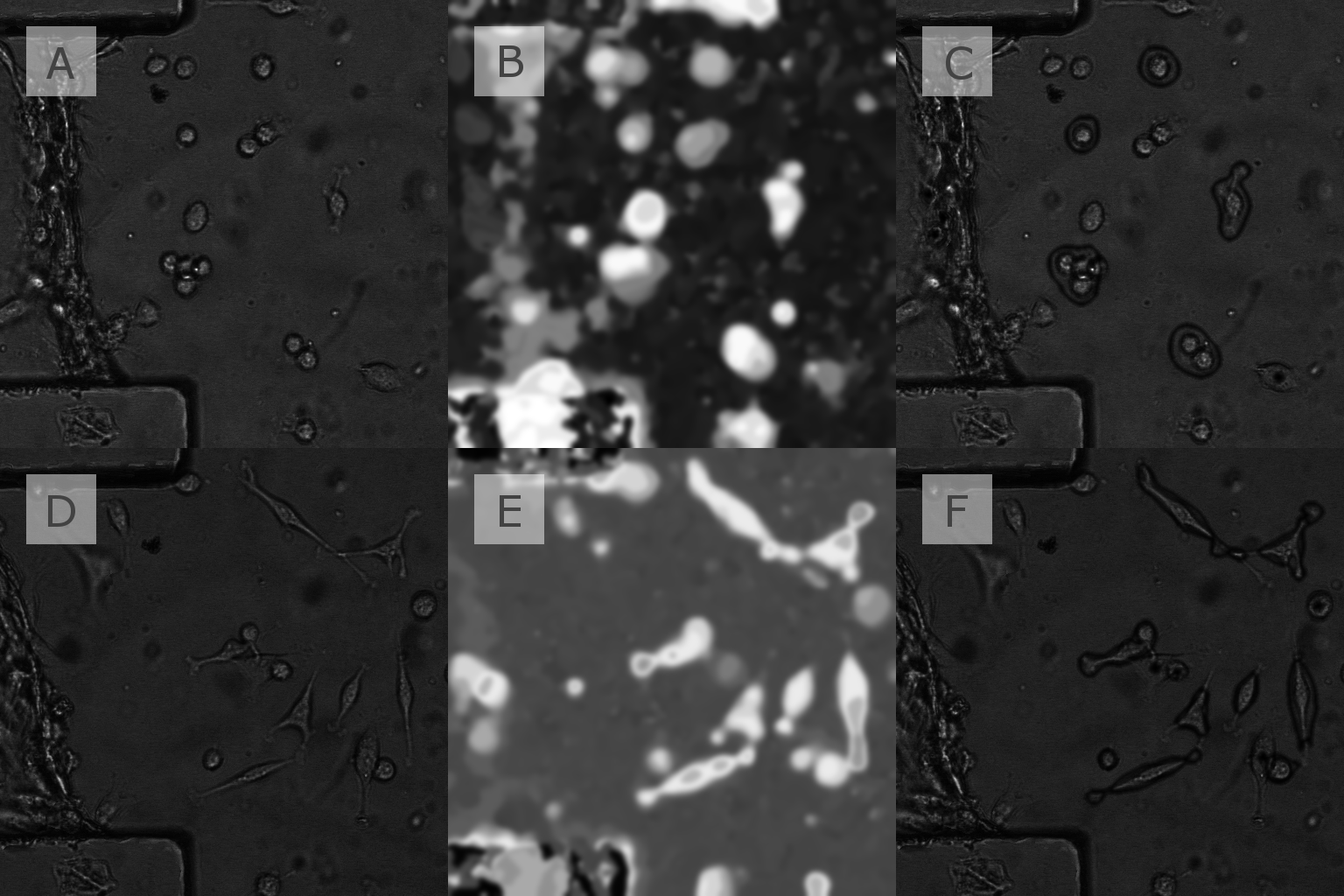
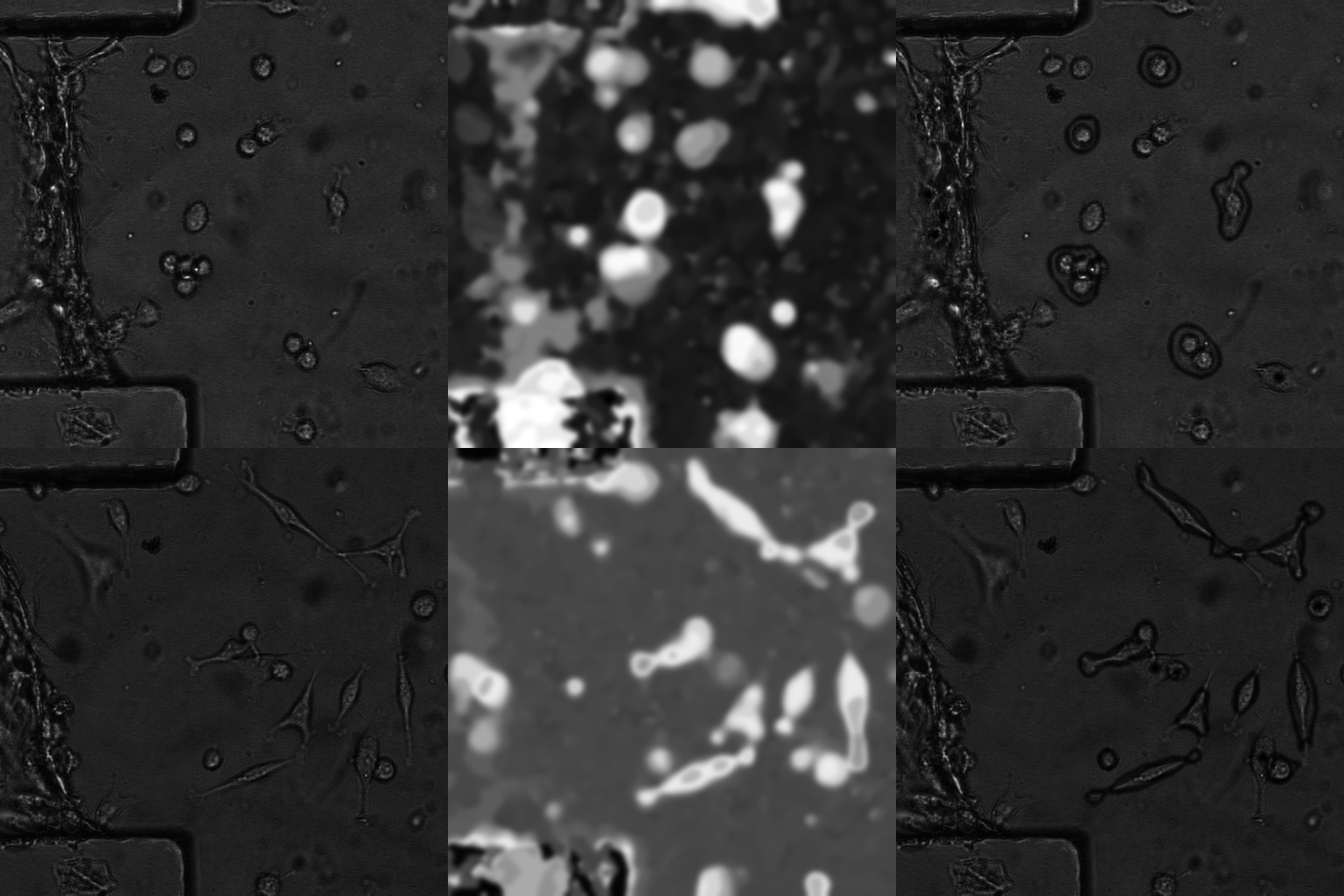
Layers edited between the first and the second w=1344, h=896 image:
removed layer "A" over bbox(46, 47, 75, 79)
removed layer "B" over bbox(499, 45, 524, 77)
removed layer "C" over bbox(945, 46, 972, 80)
removed layer "D" over bbox(48, 495, 76, 527)
removed layer "E" over bbox(499, 495, 521, 527)
removed layer "F" over bbox(947, 495, 968, 527)
removed layer "Layer" (was 49%) over bbox(26, 26, 992, 545)
